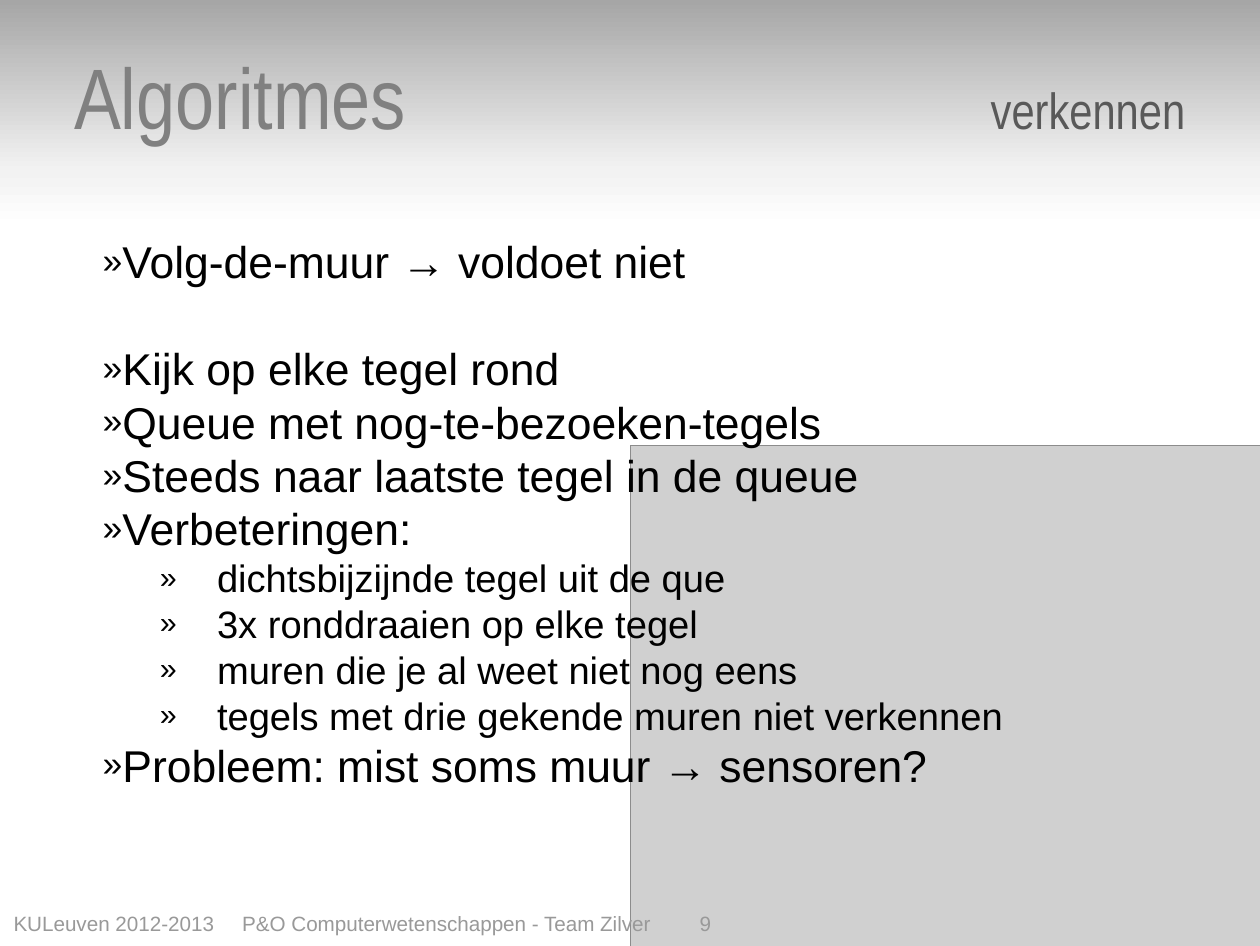
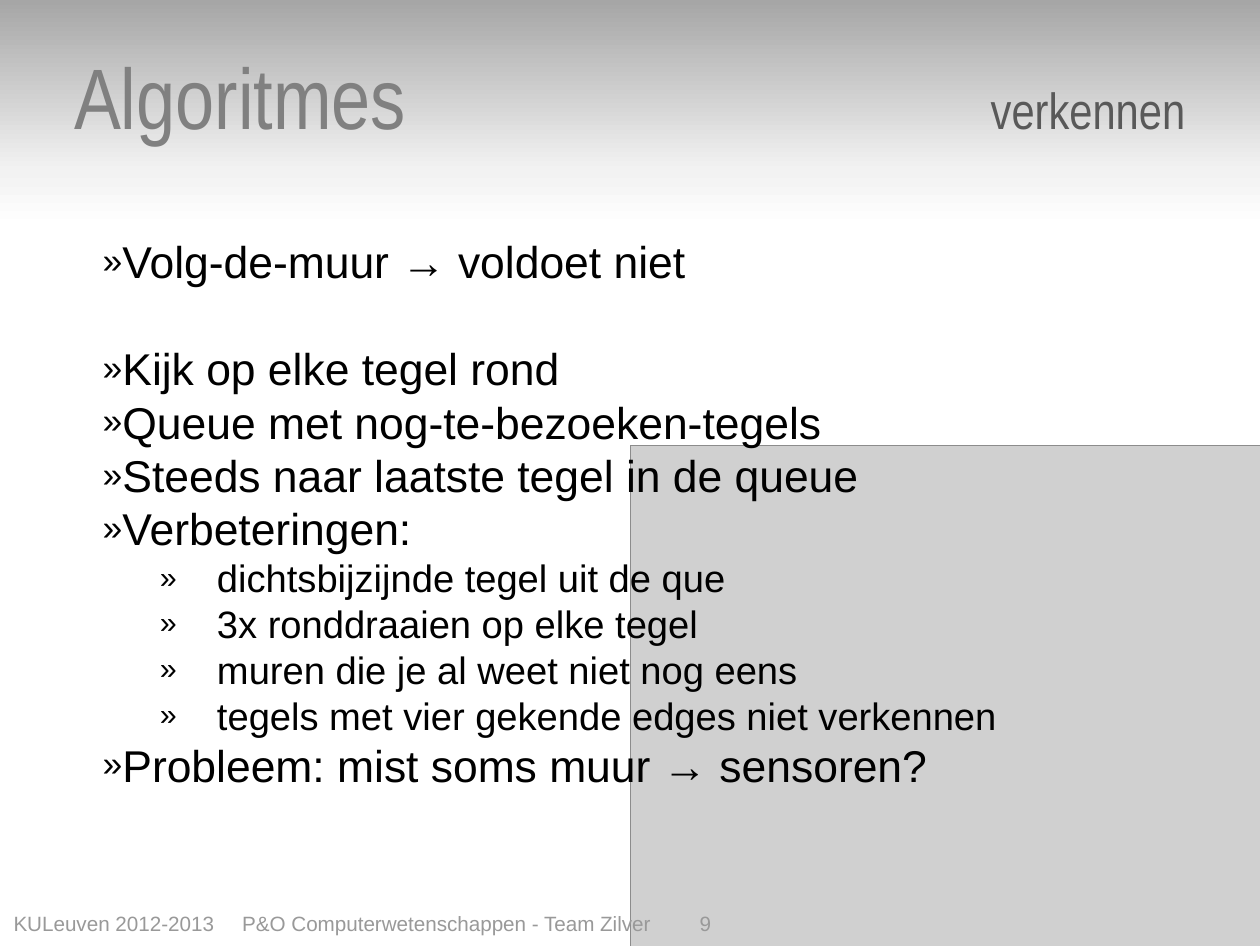
Before and after one commit to toonn/SilverSurfer, a slide deck: slide 9 of SilverSurferVerslag/Presentatie Eind/Presentatie eindverslag - team zilver v.Sophie.pptx. Drawn at 1260x946 pixels with LibreOffice and Linux fonts; fonts in the diff are those of the drawing; grey boxes stand for pictures; background and template pictures are left out. Boxes give left, top, right and bottom in pixels: in the first picture for what was removed or moved away, otherwise in the second. Text is boxed around its words. In the diff, an @@ line names an element or a change of style, - is before the commit and + after.

Commit message:
mini-aanpassing

```diff
--- a/SilverSurferVerslag/Presentatie Eind/Presentatie eindverslag - team zilver v.Sophie.pptx
+++ b/SilverSurferVerslag/Presentatie Eind/Presentatie eindverslag - team zilver v.Sophie.pptx
@@ text at [217, 702, 996, 738]: text changed @@
-        » tegels met drie gekende muren niet verkennen
+        » tegels met vier gekende edges niet verkennen
```
